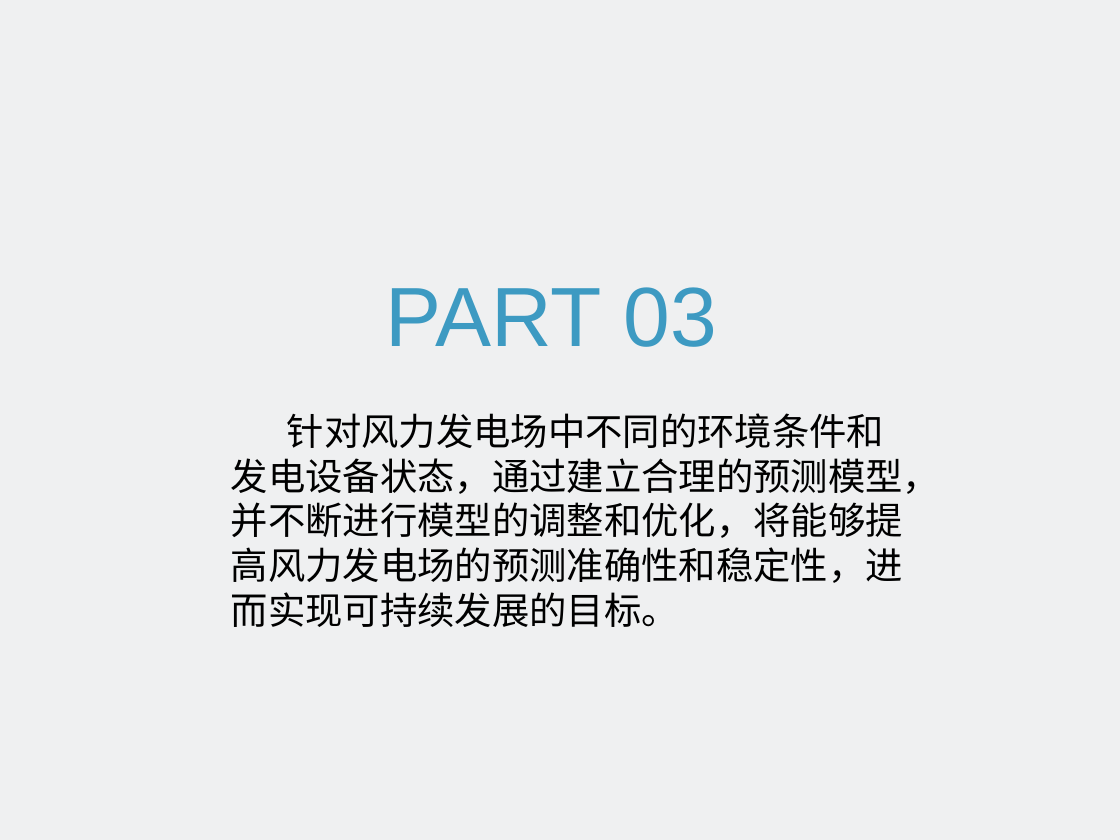
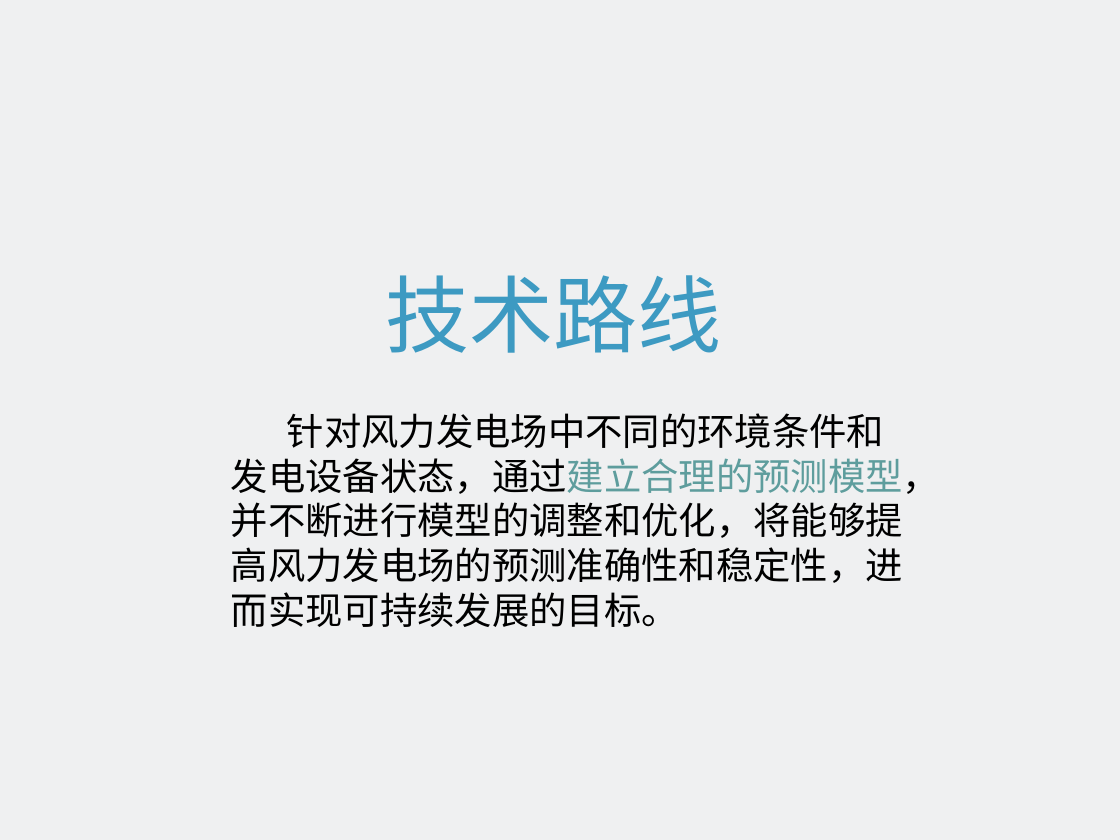
Before and after one commit to FlyBehindRussQ/Presentation, a slide deck: slide 7 of 1.pptx. Drawn at 1120x840 pixels with LibreOffice and Linux fonts; fonts in the diff are those of the drawing; background and template pictures are left out. Boxes give left, top, right and bottom in pixels: in the first picture for what was removed or moved away, otherwise in the second. Text is boxed around its words. In the diff, an @@ line names an element or a change of style, - is before the commit and + after.

```diff
--- a/1.pptx
+++ b/1.pptx
@@ text at [386, 275, 722, 353]: text changed @@
-PART 03
+技术路线
@@ text "针对风力发电场中不同的环境条件和发电设备状态，通过建立合理的预测模型，并不断进行模型的调整和优化，将能够提高风力发电场的 ..." at [231, 413, 940, 627]: text colour #000000 to #5E9D9D in "针对风力发电场中不同的环境条件和发电设备状态，通过建立合理的预测模型，并不断进行模型的调整和优化，将能够提高风力发电场的 ..." @@
```
Also in this commit, not shown: 5 other slides changed, 3 slides added, 2 slides removed.
